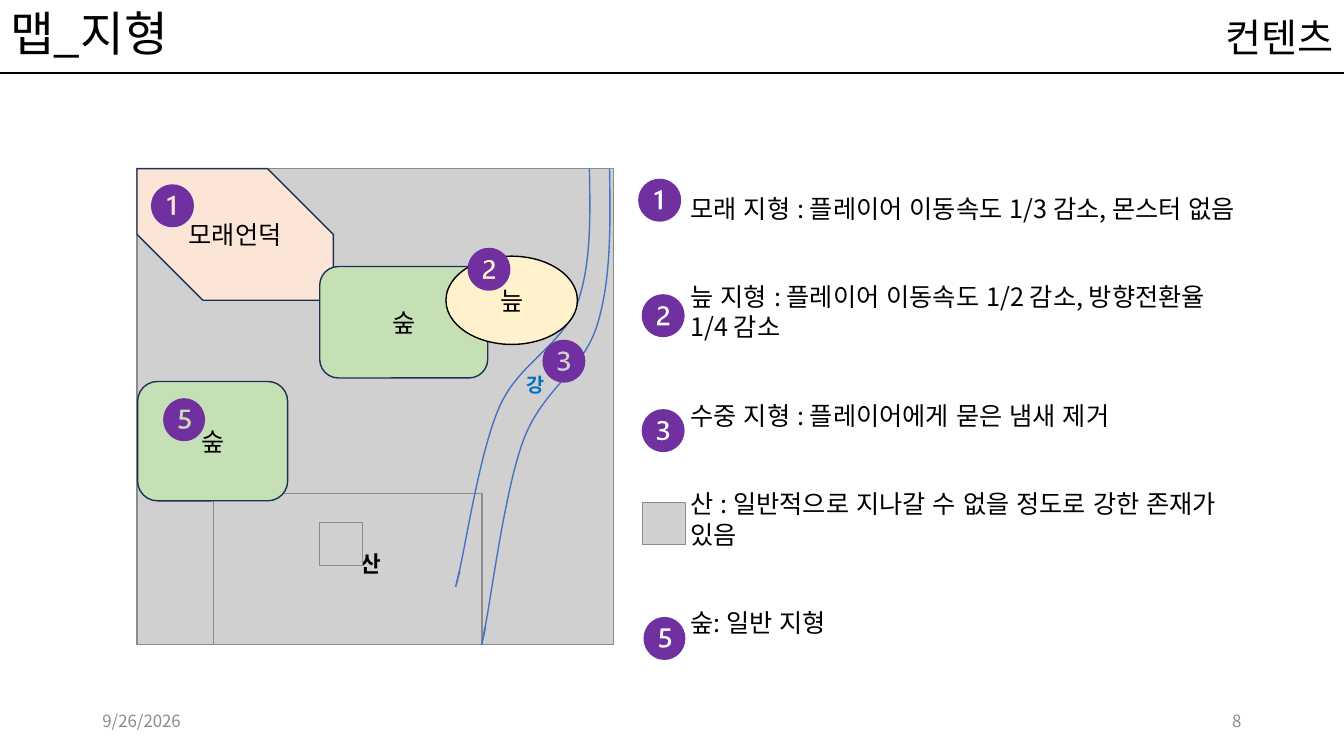
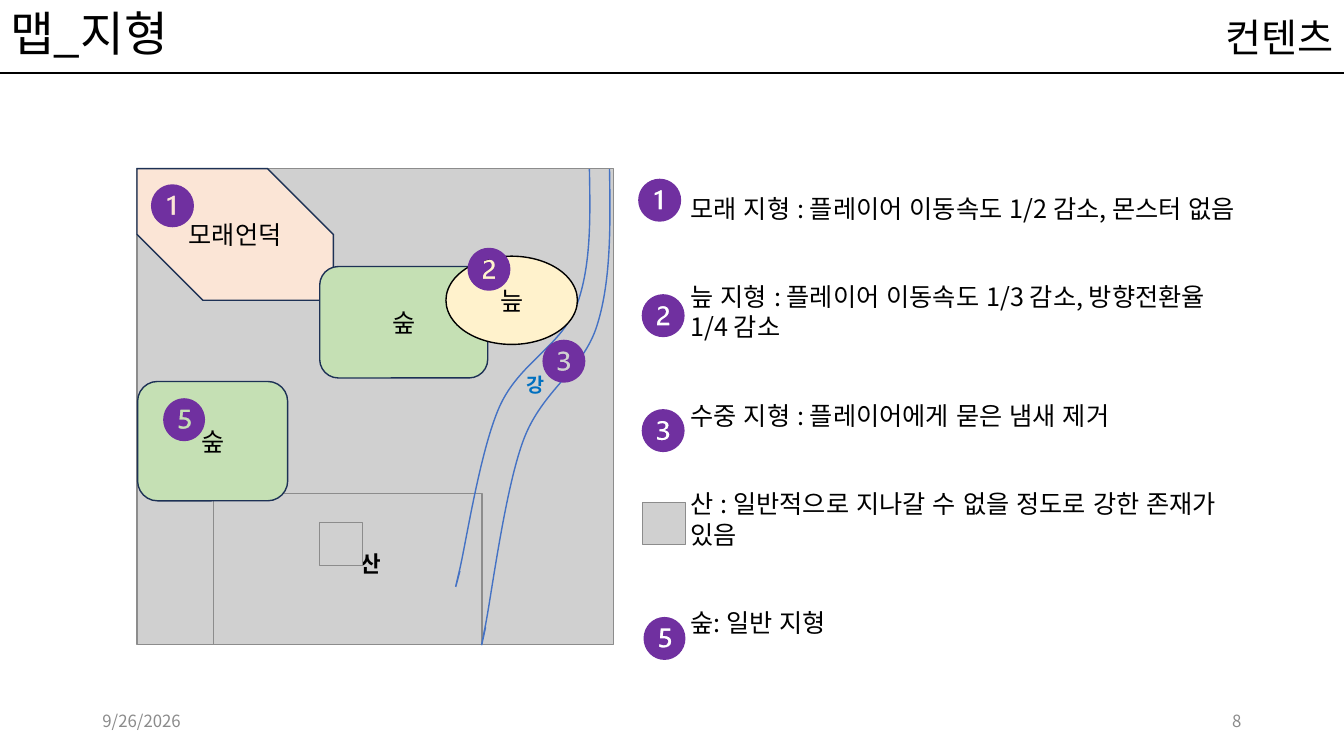
Before and after one commit to kwakyerin/2026_Graduation_Project, a slide deck: slide 8 of documents/HyunahKwon/design/designing/for_teammates/프로토타입_기획.pptx. Drawn at 1344x756 pixels with LibreOffice and Linux fonts; fonts in the diff are those of the drawing; grey boxes stand for pictures. Boxes give left, top, right and bottom in pixels: in the first picture for what was removed or moved away, otherwise in the second. Text is boxed around its words. In the diff, an @@ line names an element or a change of style, - is before the commit and + after.

```diff
--- a/documents/HyunahKwon/design/designing/for_teammates/프로토타입_기획.pptx
+++ b/documents/HyunahKwon/design/designing/for_teammates/프로토타입_기획.pptx
@@ text at (690,197,1235,341): text changed @@
-모래 지형 : 플레이어 이동속도 1/3 감소, 몬스터 없음
-늪 지형 : 플레이어 이동속도 1/2 감소, 방향전환율 1/4 감소
+모래 지형 : 플레이어 이동속도 1/2 감소, 몬스터 없음
+늪 지형 : 플레이어 이동속도 1/3 감소, 방향전환율 1/4 감소
```
Also in this commit, not shown: 3 other slides changed, 1 slide added, 1 other file.
